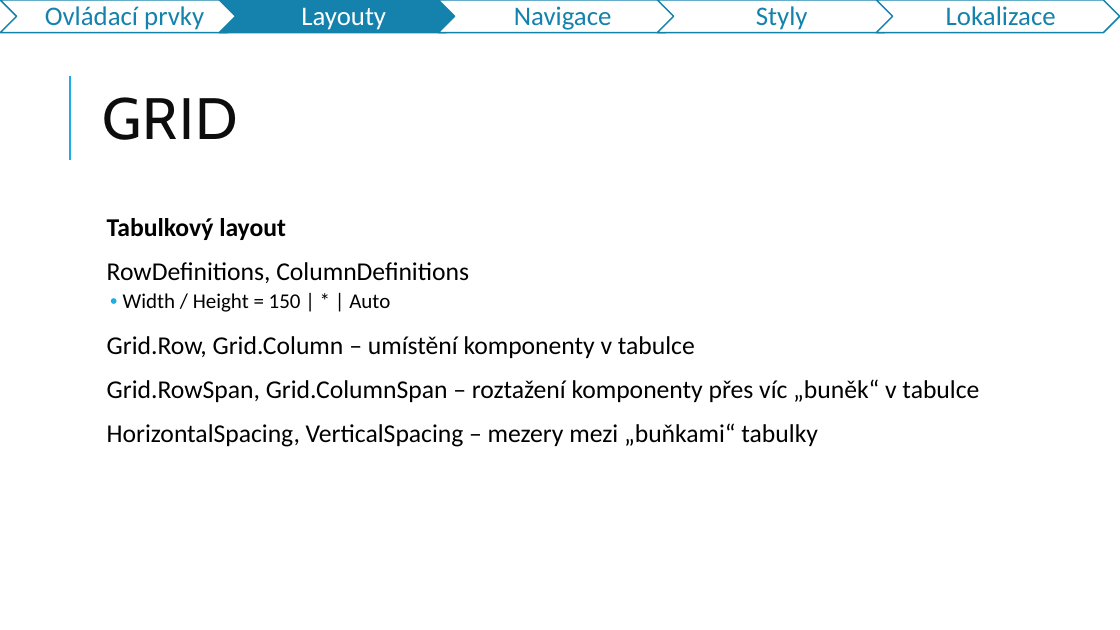
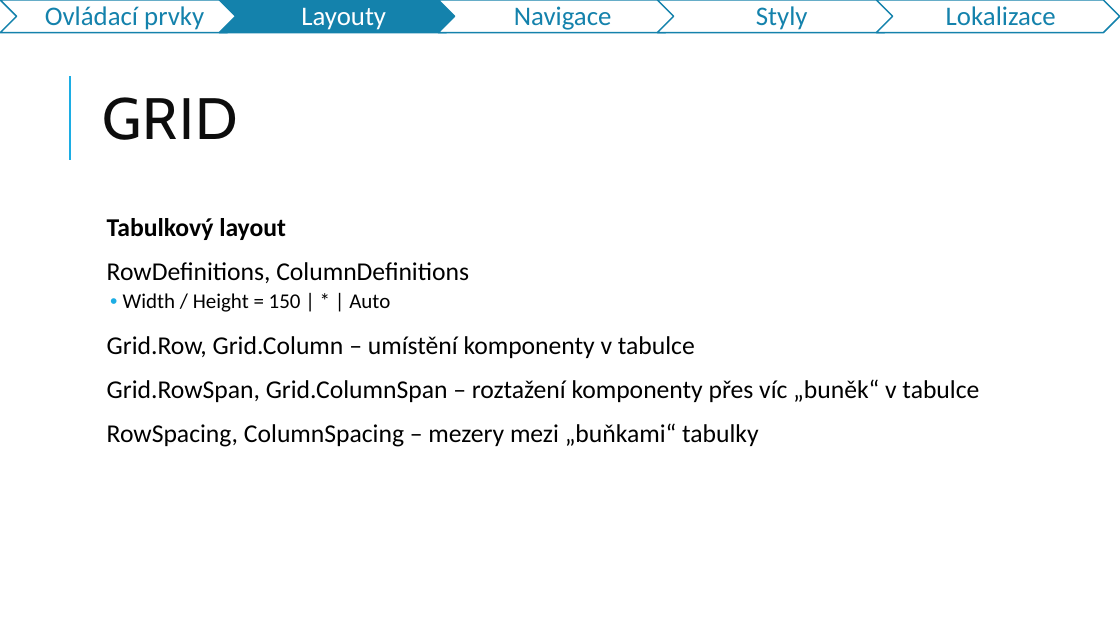
Before and after one commit to jasho/pv239-maui, a slide deck: slide 14 of 02_Design/PV239-Xamarin-02_Design.pptx. Drawn at 1120x630 pixels with LibreOffice and Linux fonts; fonts in the diff are those of the drawing. Boxes give left, top, right and bottom in pixels: in the first picture for what was removed or moved away, otherwise in the second. Text is boxed around its words. In the diff, an @@ line names an element or a change of style, - is before the commit and + after.

```diff
--- a/02_Design/PV239-Xamarin-02_Design.pptx
+++ b/02_Design/PV239-Xamarin-02_Design.pptx
@@ text at (x1=107, y1=423, x2=759, y2=447): text changed @@
-  HorizontalSpacing, VerticalSpacing – mezery mezi „buňkami“ tabulky
+  RowSpacing, ColumnSpacing – mezery mezi „buňkami“ tabulky
```
Also in this commit, not shown: 1 other file.
